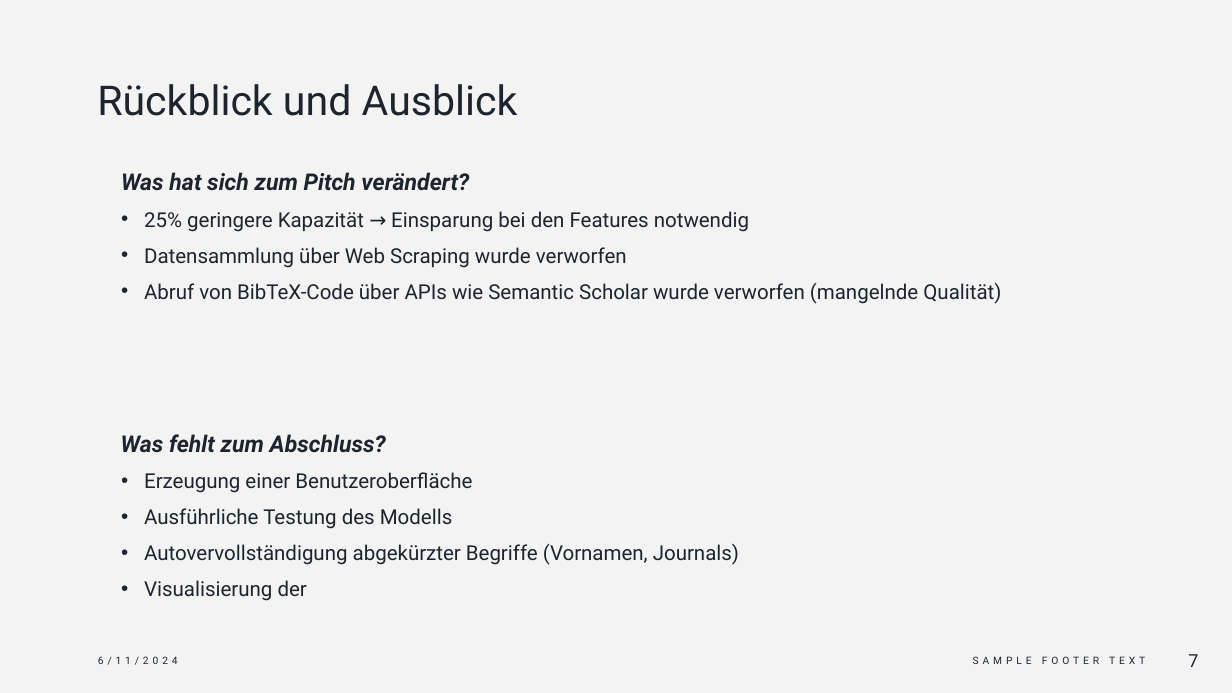
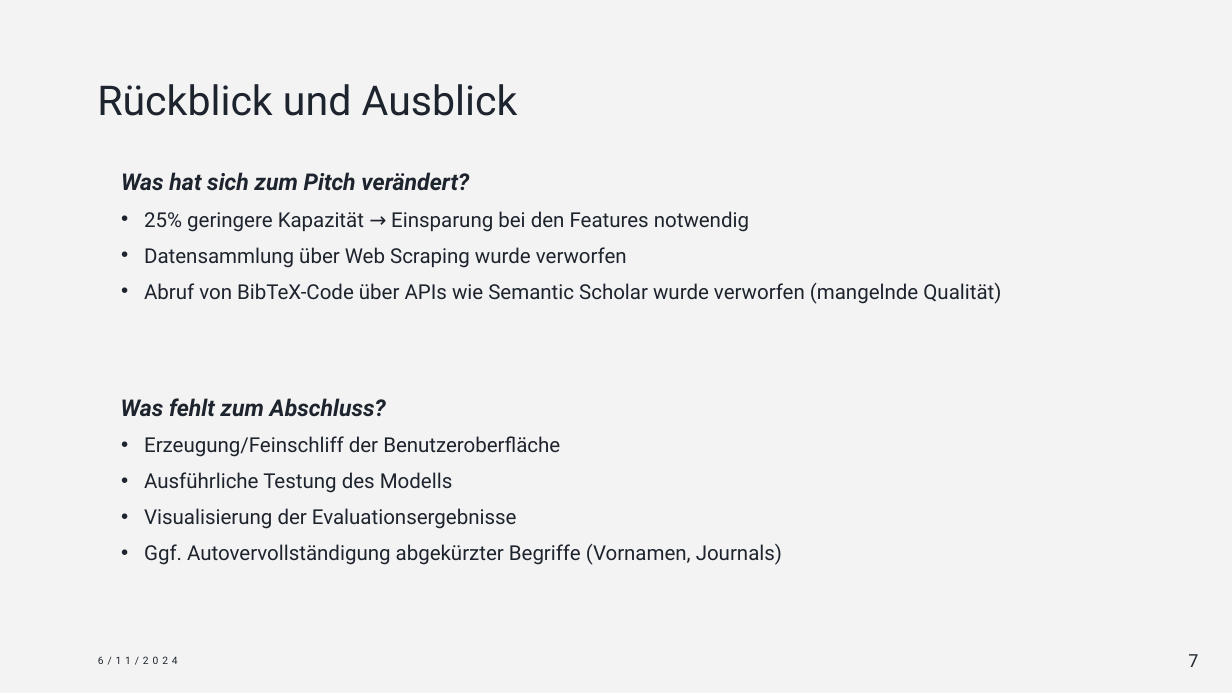
Before and after one commit to LaGit93/bibTexConverter_FaPra63065, a slide deck: slide 7 of Durchstich Vortrag.pptx. Drawn at 1232x693 pixels with LibreOffice and Linux fonts; fonts in the diff are those of the drawing. Boxes give left, top, right and bottom in pixels: in the first picture for what was removed or moved away, otherwise in the second. Text is boxed around its words. In the diff, an @@ line names an element or a change of style, - is before the commit and + after.

```diff
--- a/Durchstich Vortrag.pptx
+++ b/Durchstich Vortrag.pptx
@@ text at <box>144,436,560,457</box>: text changed @@
-  • Erzeugung einer Benutzeroberfläche
+  • Erzeugung/Feinschliff der Benutzeroberfläche
@@ text at <box>144,508,782,565</box>: text changed @@
-  • Autovervollständigung abgekürzter Begriffe (Vornamen, Journals)
-  • Visualisierung der
+  • Visualisierung der Evaluationsergebnisse
+  • Ggf. Autovervollständigung abgekürzter Begriffe (Vornamen, Journals)
@@ text removed at <box>973,656,1145,664</box> @@
-SAMPLE FOOTER TEXT
```
Also in this commit, not shown: 4 other slides changed, 1 slide added.
